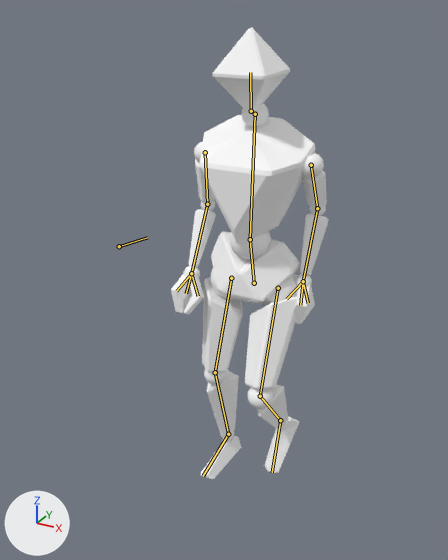
The Blender file assets/character.blend, before and after one commit.
The view is the same before and after, from a camera (50 mm lens) standing at (1.14, -2.27, 2.18) and looking at (-0.04, -0.11, 1.1). The lights are fixed; the arrows at lower left show +X, +Y and +Z. Both versions are drawn at frame 16 of the action 'walk'; the numbers are the values there. The bones that bend it are drawn over the model as lines.
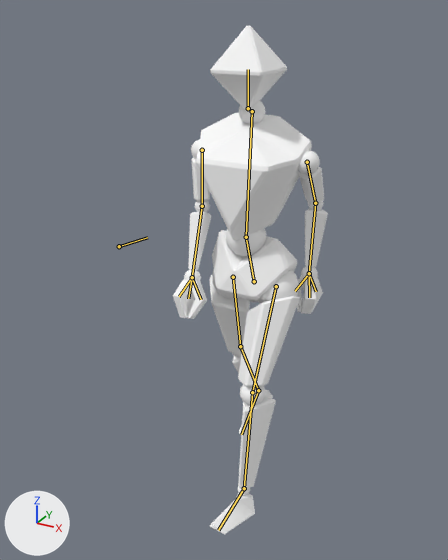
What differs and where, as boxes (x1, y1, x2, y2) in the pictures (448 x 560 px):
'mesh', posed (13% taller): before (171, 28, 329, 479); after (173, 26, 328, 534)
bone 'hips', root to tip: before (254, 283) to (250, 239); after (254, 281) to (246, 237)
bone 'spine', root to tip: before (250, 239) to (255, 114); after (246, 237) to (252, 111)

What the commit changed:
Bone 'hips' (bone_hips) moves from (0.024, -0.033, -0.083) to (0.024, -0.026, -0.084).
Bone 'hips' (bone_hips) turns from (7, 0, 0) to (5, -7, 5) degrees about its own x, y and z.
Bone 'spine' (bone_spine) turns from (0, 0, 4) to (-3, 8, 5) degrees about its own x, y and z.
Bone 'handIK.L' (bone_handik_l) moves from (0.052, -0.281, -0.372) to (-0.003, -0.35, -0.409).
Bone 'handIK.R' (bone_handik_r) moves from (-0.162, -0.196, -0.336) to (-0.203, -0.187, -0.333).
Bone 'footIK.L' (bone_footik_l) moves from (0.075, -0.194, 0.098) to (0.098, 0.221, 0.14).
Bone 'footIK.L' (bone_footik_l) turns from (-42, 2, 0) to (21, -1, -1) degrees about its own x, y and z.
Bone 'footIK.R' (bone_footik_r) moves from (-0.092, -0.102, -0.043) to (-0.071, -0.459, -0.128).
Bone 'footIK.R' (bone_footik_r) turns from (0, 0, 0) to (-21, 0, 0) degrees about its own x, y and z.
